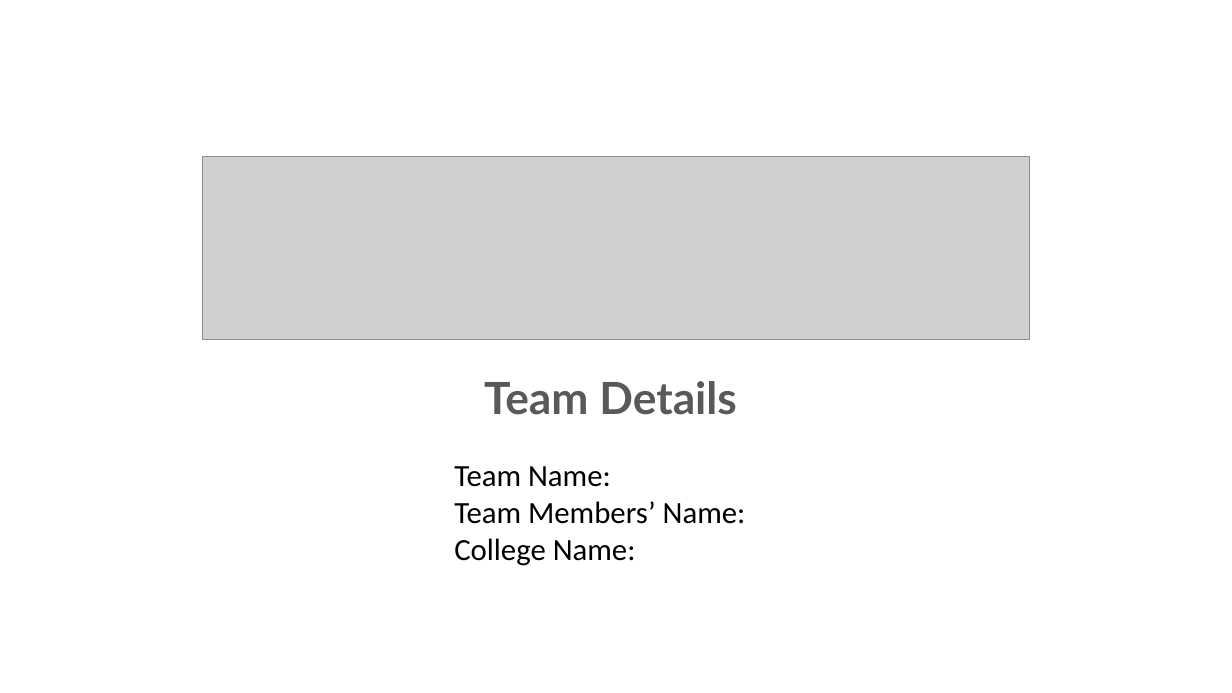
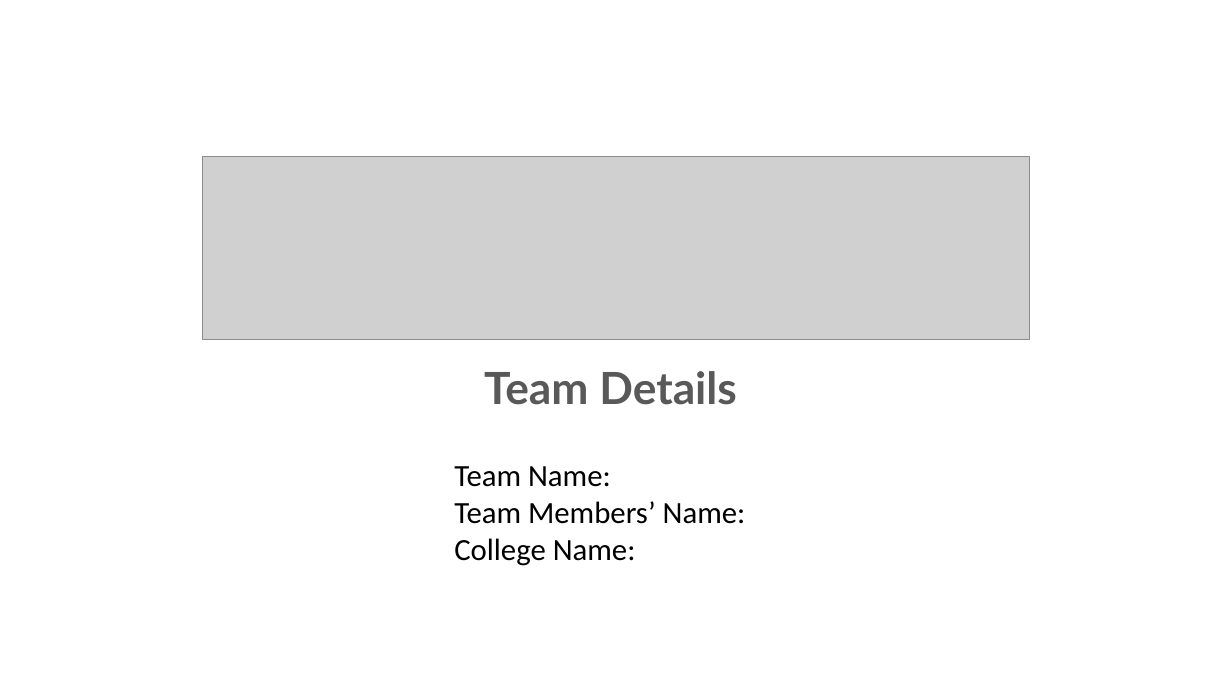
Before and after one commit to harshalplus1/hackmol4.0, a slide deck: slide 1 of HackMoL PPT Format.pptx. Drawn at 1232x693 pixels with LibreOffice and Linux fonts; fonts in the diff are those of the drawing; grey boxes stand for pictures; background and template pictures are left out. Boxes give left, top, right and bottom in pixels: in the first picture for what was removed or moved away, otherwise in the second. Text is boxed around its words. In the diff, an @@ line names an element or a change of style, - is before the commit and + after.

Commit message:
Add files via upload
updated

```diff
--- a/HackMoL PPT Format.pptx
+++ b/HackMoL PPT Format.pptx
@@ subtitle "Team Details" at [484,371,737,405]: line spacing 1 to 0.8 @@
```
Also in this commit, not shown: 1 other slide changed.
